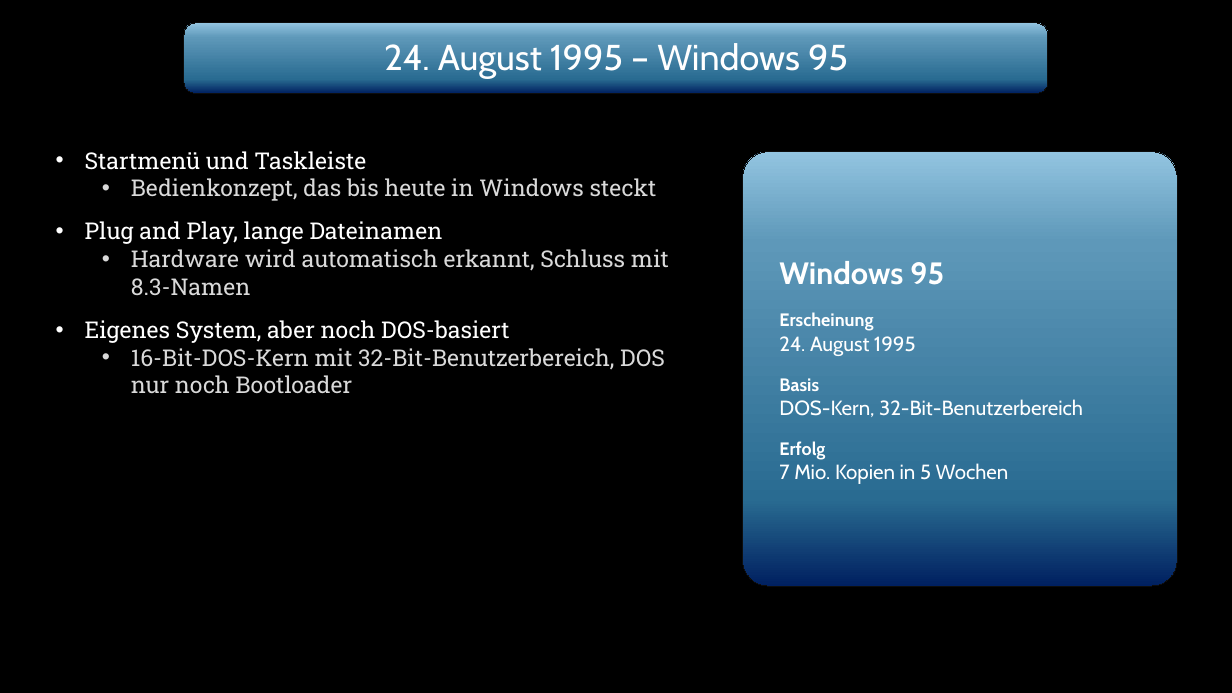
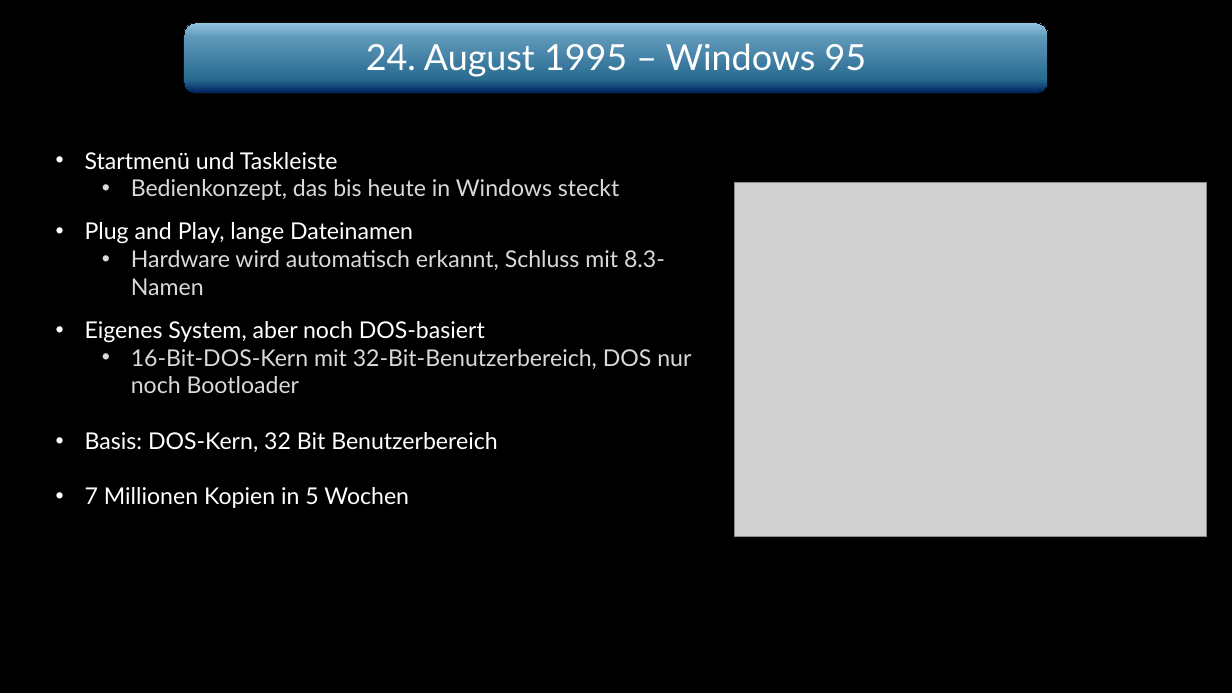
Before and after one commit to Wummy01/Wummy101010, a slide deck: slide 7 of Windows_Praesentation_Donnerstag.pptx. Drawn at 1232x693 pixels with LibreOffice and Linux fonts; fonts in the diff are those of the drawing; grey boxes stand for pictures; background and template pictures are left out. Boxes give left, top, right and bottom in pixels: in the first picture for what was removed or moved away, otherwise in the second. Text is boxed around its words. In the diff, an @@ line names an element or a change of style, - is before the commit and + after.

```diff
--- a/Windows_Praesentation_Donnerstag.pptx
+++ b/Windows_Praesentation_Donnerstag.pptx
@@ text "24. August 1995 – Windows ..." at (x1=366, y1=43, x2=867, y2=77): font Cabin to Lato @@
@@ text at (x1=85, y1=152, x2=691, y2=393): font Roboto Slab to Lato in "Startmenü und Taskleiste", "Bedienkonzept, das bis heute in Windows steckt", "Plug and Play, lange Dateinamen", "Hardware wird automatisch erkannt, Schluss mit 8.3-Namen" and 2 more places @@
@@ rounded rectangle removed at (x1=743, y1=152, x2=1177, y2=586) @@
-Windows 95
-Erscheinung
-24. August 1995
-Basis
-DOS-Kern, 32-Bit-Benutzerbereich
-Erfolg
-7 Mio. Kopien in 5 Wochen
@@ picture added at (x1=735, y1=183, x2=1207, y2=537) @@
@@ text at (x1=85, y1=432, x2=497, y2=504): paragraphs added @@
+• Basis: DOS-Kern, 32 Bit Benutzerbereich
+• 7 Millionen Kopien in 5 Wochen
```
Also in this commit, not shown: 17 other slides changed.
